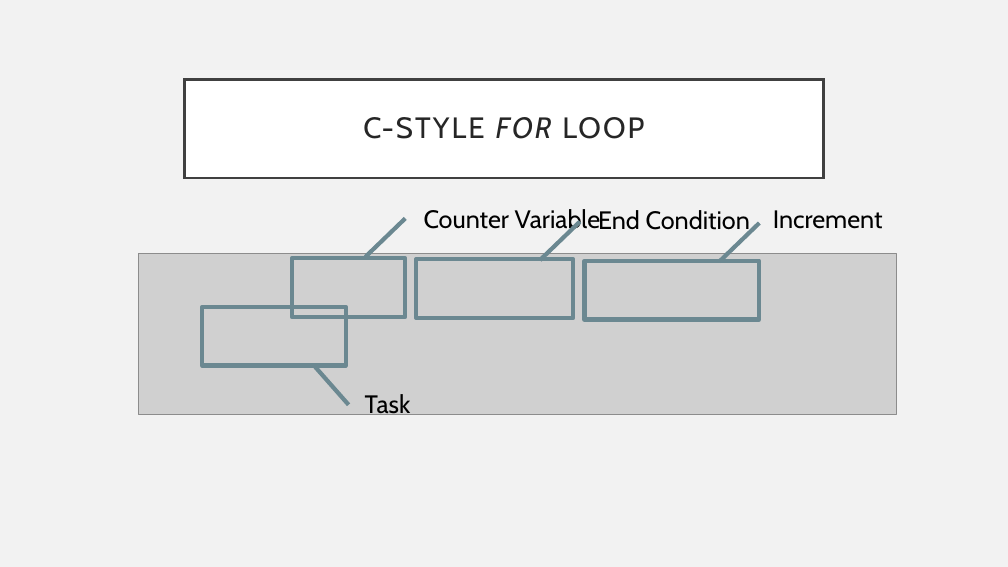
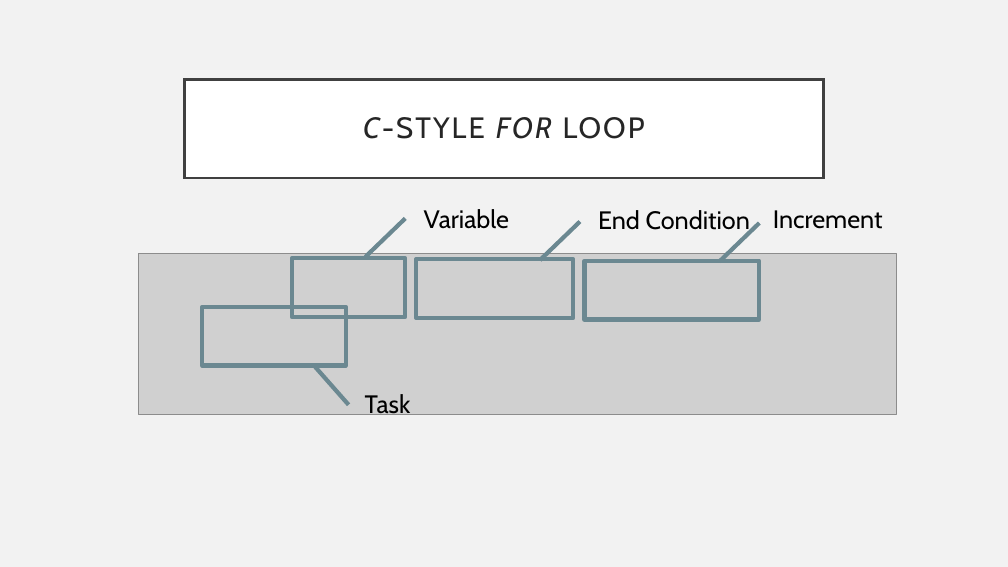
Before and after one commit to Gammerdinger/Introduction_to_Unix_and_programming, a slide deck: slide 6 of Basics_of_for_loops/Basic_of_for_loops.pptx. Drawn at 1008x567 pixels with LibreOffice and Linux fonts; fonts in the diff are those of the drawing; grey boxes stand for pictures. Boxes give left, top, right and bottom in pixels: in the first picture for what was removed or moved away, otherwise in the second. Text is boxed around its words. In the diff, an @@ line names an element or a change of style, - is before the commit and + after.

Commit message:
Final commit

```diff
--- a/Basics_of_for_loops/Basic_of_for_loops.pptx
+++ b/Basics_of_for_loops/Basic_of_for_loops.pptx
@@ title "C-STYLE FOR LOOP" at (185, 79, 823, 178): italic on in "C-STYLE" @@
@@ text at (424, 209, 510, 229): text changed @@
-Counter Variable
+Variable
```
Also in this commit, not shown: 1 other slide changed.
